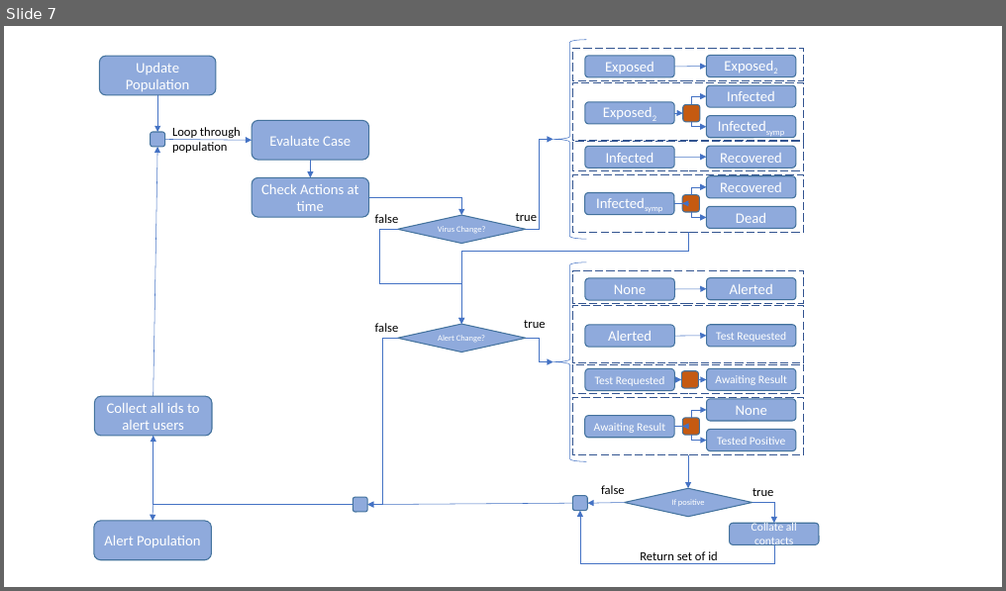
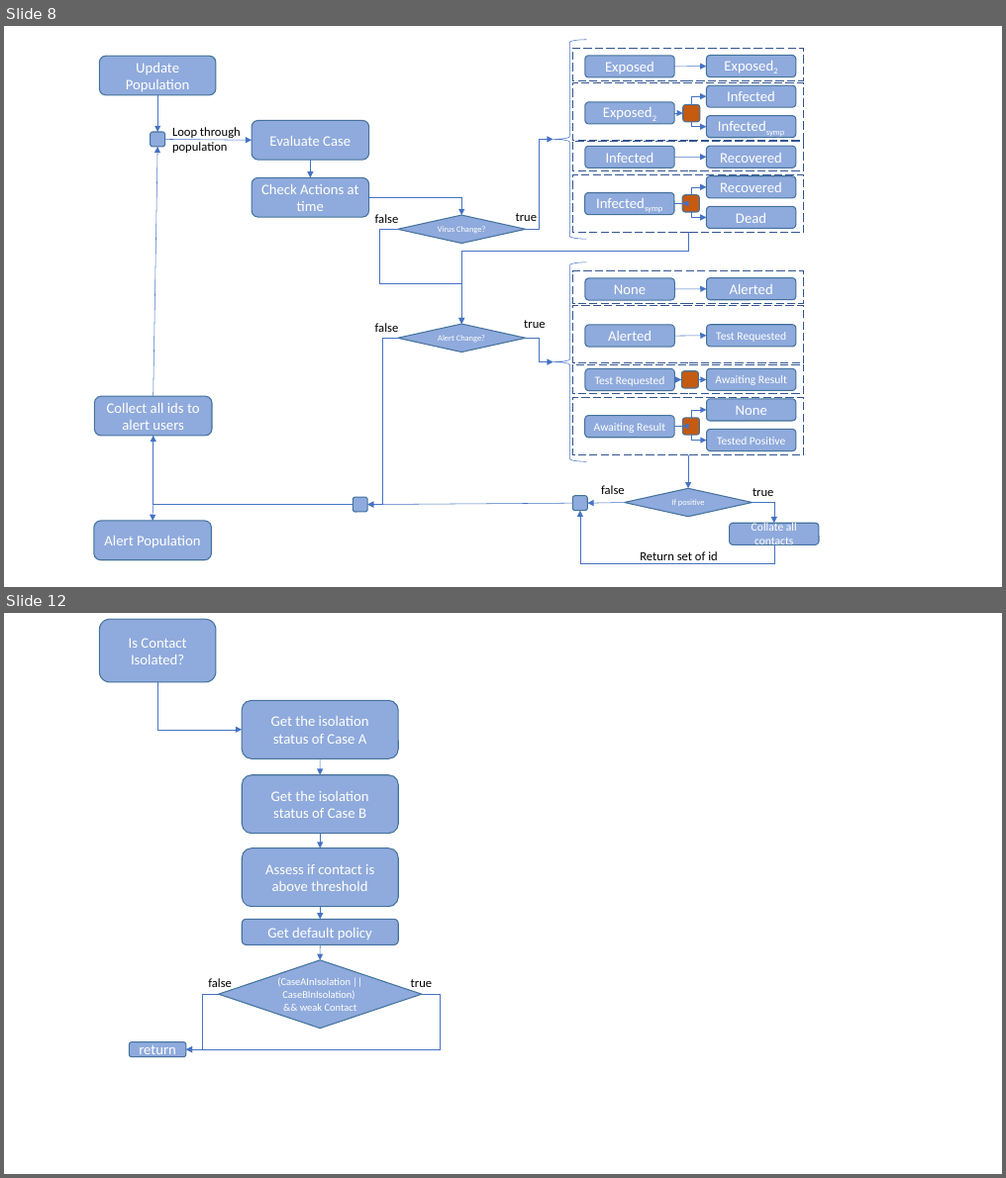
Before and after one commit to ScottishCovidResponse/Contact-Tracing-Model, a slide deck: docs/Diagrams.pptx. Shown one above the other, each under a label of ours: slide 7 before the commit, slides 8 and 12 after it; the slides between them are not shown. The pictures are 1006x591 and 1006x1178 pixels, drawn with LibreOffice and Linux fonts; fonts in the diff are those of the drawing. Boxes give left, top, right and bottom in pixels: in the first picture for what was removed or moved away, otherwise in the second. Text is boxed around its words. In the diff, an @@ line names an element or a change of style, - is before the commit and + after.

```diff
--- a/docs/Diagrams.pptx
+++ b/docs/Diagrams.pptx
@@ slide 12 added at [4,613,1002,1174], background #FFFFFF @@
@@ rounded rectangle added at [99,619,216,682], fill #8FAADC, outline #43739E 1 pt, 14 pt, text #FFFFFF @@
+Is Contact Isolated?
@@ elbow arrow added from (157, 682) to (242, 730), #4472C4 0.5 pt @@
@@ rounded rectangle added at [242,700,399,759], fill #8FAADC, outline #43739E 1 pt, 14 pt, text #FFFFFF @@
+Get the isolation status of Case A
@@ arrow added from (320, 759) to (320, 775), #4472C4 0.5 pt @@
@@ rounded rectangle added at [242,775,399,834], fill #8FAADC, outline #43739E 1 pt, 14 pt, text #FFFFFF @@
+Get the isolation status of Case B
@@ rounded rectangle added at [242,848,399,906], fill #8FAADC, outline #43739E 1 pt, 14 pt, text #FFFFFF @@
+Assess if contact is above threshold
@@ arrow added from (320, 834) to (320, 848), #4472C4 0.5 pt @@
@@ arrow added from (320, 907) to (320, 919), #4472C4 0.5 pt @@
@@ rounded rectangle added at [242,919,399,946], fill #8FAADC, outline #43739E 1 pt, 14 pt, text #FFFFFF @@
+Get default policy
@@ diamond added at [219,960,422,1029], fill #8FAADC, outline #43739E 1 pt, 10 pt, text #FFFFFF @@
+(CaseAInIsolation || CaseBInIsolation)
+&& weak Contact
@@ arrow added from (320, 946) to (320, 960), #4472C4 0.5 pt @@
@@ elbow arrow added from (219, 995) to (186, 1051), #4472C4 0.5 pt @@
@@ elbow arrow added from (422, 995) to (186, 1051), #4472C4 0.5 pt @@
@@ text added at [208,978,232,991], 12 pt, text #000000 @@
+false
@@ text added at [411,979,432,991], 12 pt, text #000000 @@
+true
@@ rounded rectangle added at [129,1043,186,1058], fill #8FAADC, outline #43739E 1 pt, 14 pt, text #FFFFFF @@
+return
@@ what was slide 7 is now slide 8 @@
```
Also in this commit, not shown: 1 slide changed, 6 other slides added, 10 other files.
